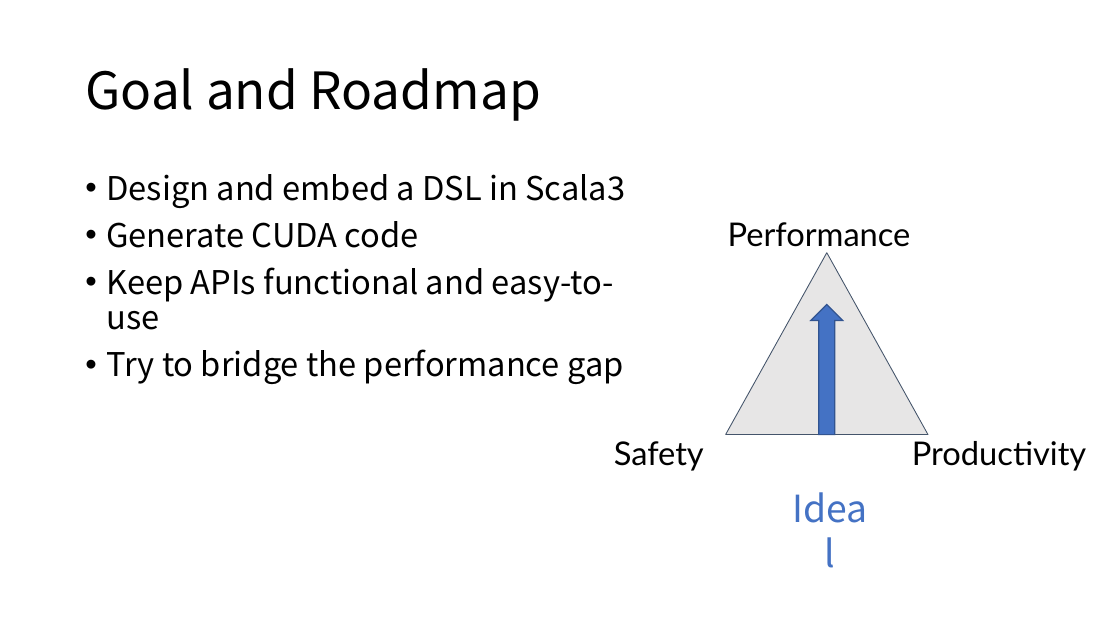
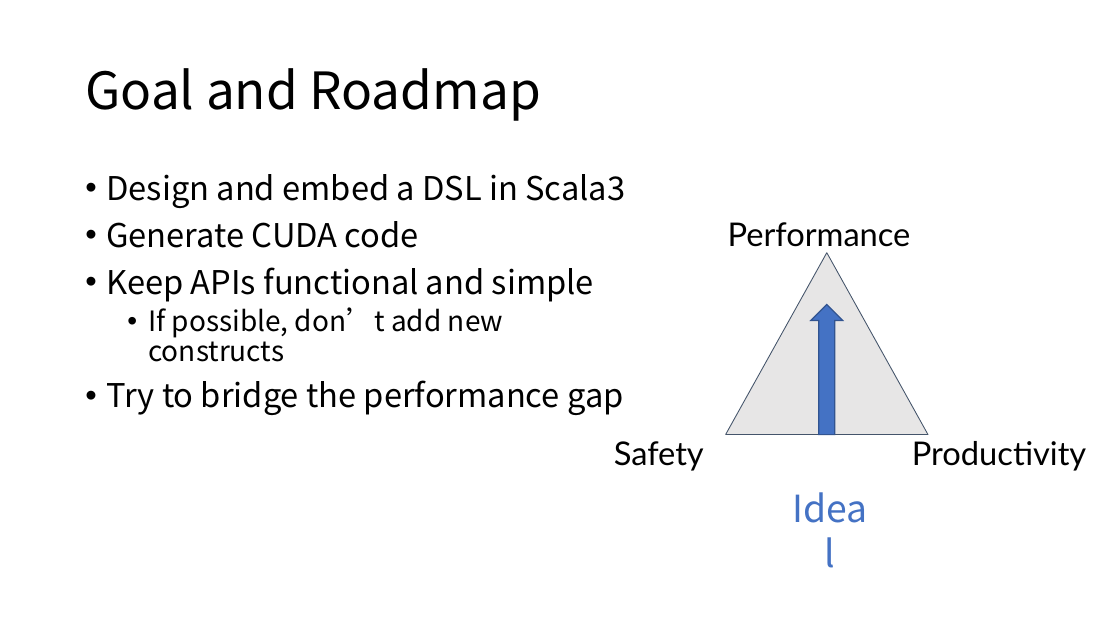
Before and after one commit to ZhenbangYou/A-Functional-Language-for-Parallel-Computing, a slide deck: slide 2 of A Functional Language for Parallel Computing.pptx. Drawn at 1120x630 pixels with LibreOffice and Linux fonts; fonts in the diff are those of the drawing. Boxes give left, top, right and bottom in pixels: in the first picture for what was removed or moved away, otherwise in the second. Text is boxed around its words. In the diff, an @@ line names an element or a change of style, - is before the commit and + after.

```diff
--- a/A Functional Language for Parallel Computing.pptx
+++ b/A Functional Language for Parallel Computing.pptx
@@ text at bbox=[106, 267, 594, 362]: text changed; size 28 to 24 pt @@
-• Keep APIs functional and easy-to-use
+• Keep APIs functional and simple
+  • If possible, don’t add new constructs
```
Also in this commit, not shown: 5 other slides changed, 23 slides added, 1 slide removed.
